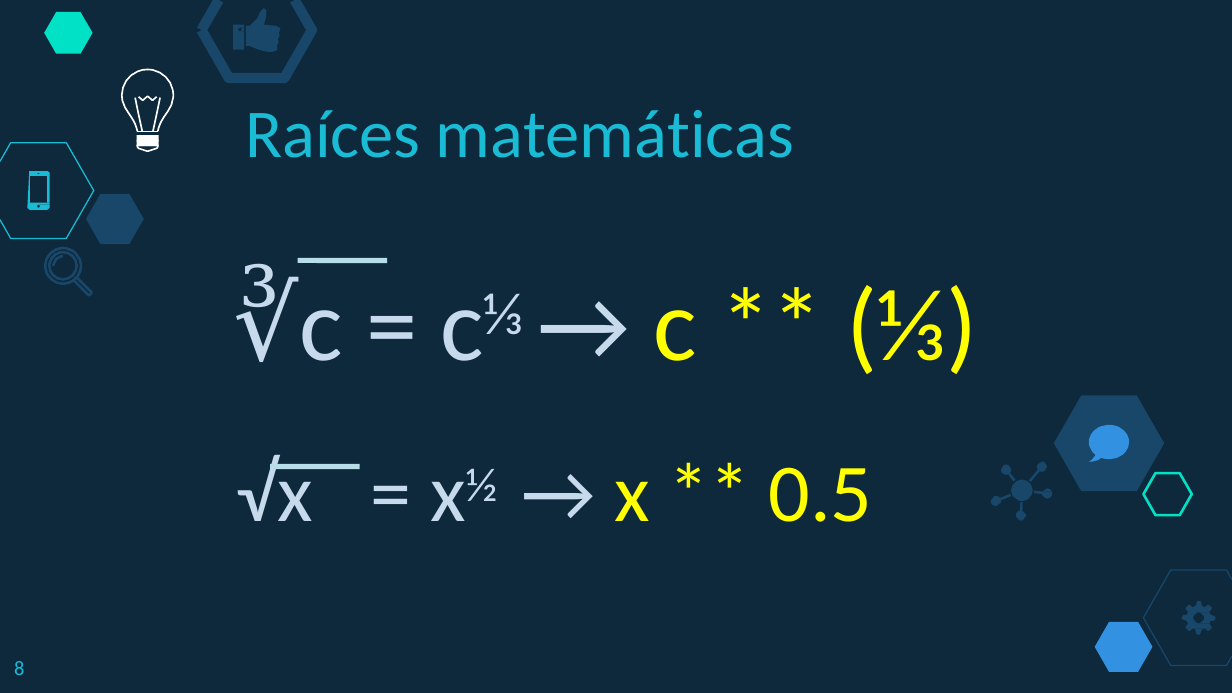
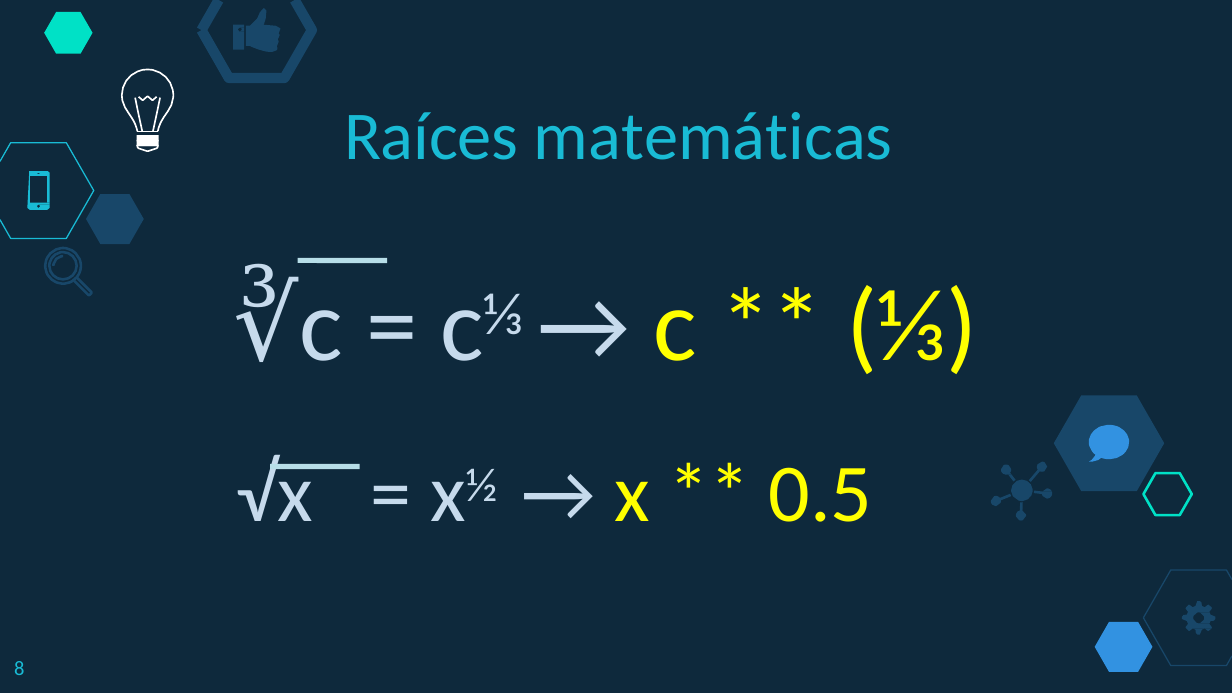
Before and after one commit to lizetheP/PensamientoC, a slide deck: slide 8 of Calendario2019/2_3_ExpresionesMatematicas.pptx. Drawn at 1232x693 pixels with LibreOffice and Linux fonts; fonts in the diff are those of the drawing; background and template pictures are left out. Boxes give left, top, right and bottom in pixels: in the first picture for what was removed or moved away, otherwise in the second. Text is boxed around its words. In the diff, an @@ line names an element or a change of style, - is before the commit and + after.

```diff
--- a/Calendario2019/2_3_ExpresionesMatematicas.pptx
+++ b/Calendario2019/2_3_ExpresionesMatematicas.pptx
@@ title "Raíces matemáticas": place and size @@
-title "Raíces matemáticas" at <box>246,110,795,158</box>
+title "Raíces matemáticas" at <box>344,112,893,160</box>
```
Also in this commit, not shown: 4 other slides changed, 47 other files.
